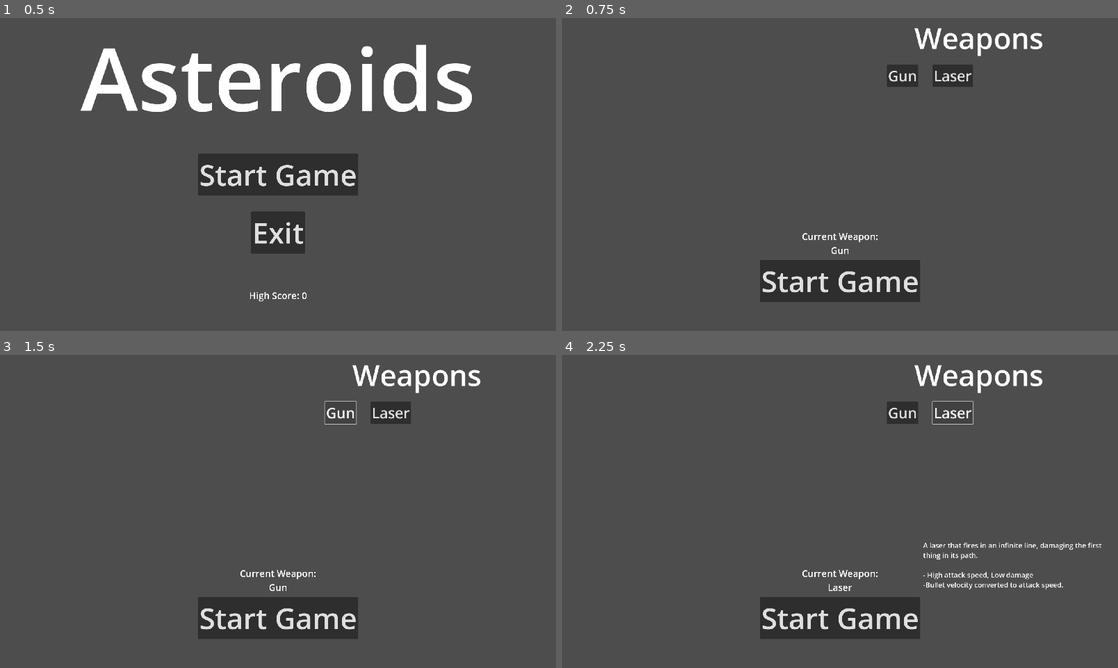
Above: before the commit, frames 1-4 (two rows, left to right).
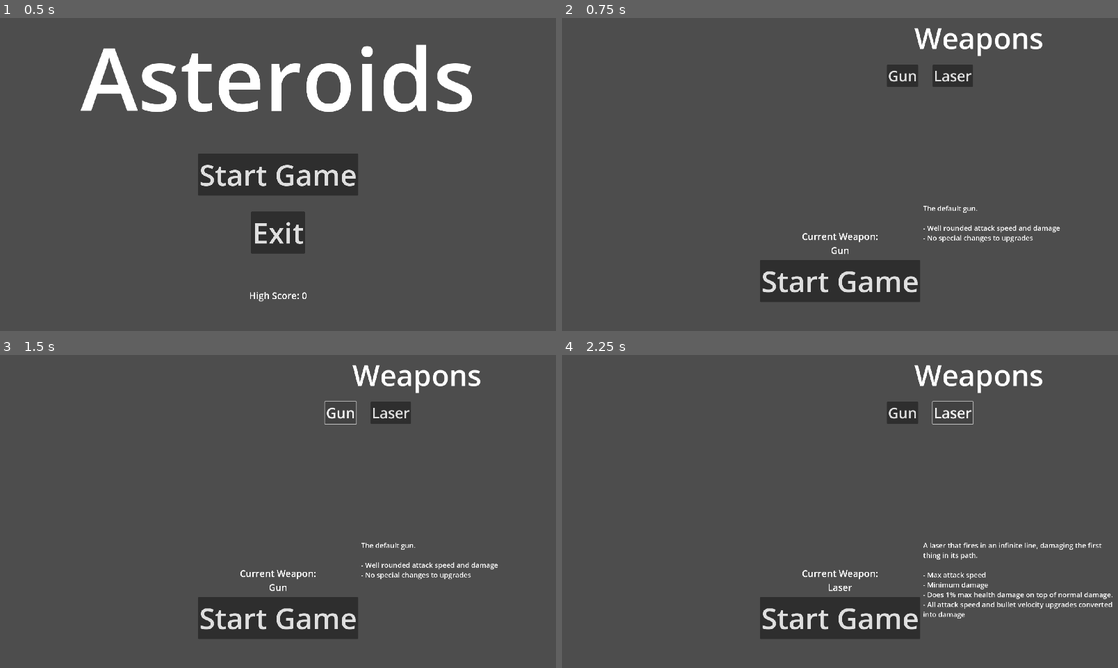
Above: after the commit, the same moments.

Repository: CoilSeb/AsteroidsPersonal
Game: Godot game, scene res://Scenes/Screens/Start Screen/StartScreen.tscn
Two runs of this game, one before a commit and one after it. Both use one fixed random seed, a clock stepped at 60 frames per second and the inputs below.
Inputs:
- Up to frame 1 (0.5 s): no input
- Up to frame 2 (0.75 s): click "Start Game" at 0.5 s
- Up to frame 3 (1.5 s): click "Gun" at 1.25 s
- Up to frame 4 (2.25 s): click "Laser" at 2 s

Frame 1 is identical in both runs. In frame 2, 0.5% of the frame differs, in the area x 65-90%, y 60-72%; in frame 3, 0.5%; in frame 4, 1.0%, in the area x 65-99%, y 69-85%.

Commit message:
Update weapon stats and UI***

Diff:
--- a/Global Scripts/Global.gd
+++ b/Global Scripts/Global.gd
@@ -57,16 +57,16 @@
 	match weapon:
 		"Gun":
 			damage = 10
-			attack_speed = 0.35
+			attack_speed = 1
 		"Laser":
-			damage = 2
-			attack_speed = 0.2
+			damage = 1
+			attack_speed = 0.1
 
 	bullet_velocity = 700
 	collision_damage = 10
 
 	exp = 0
-	exp_threshold = 50
+	exp_threshold = 30
 
 
 
--- a/Scenes/Asteroids/Big Asteroid/Big_Asteroid.gd
+++ b/Scenes/Asteroids/Big Asteroid/Big_Asteroid.gd
@@ -10,6 +10,7 @@
 var screen_size
 var speed: float
 var direction: Vector2
+var max_health = 50
 var health = 50
 
 
@@ -47,6 +48,8 @@
 
 
 func damage_asteroid(damage):
+	if Global.weapon == "Laser":
+		health -= (max_health * 0.01)
 	health -= damage
 	if health <= 40:
 		crack_1.visible = true
--- a/Scenes/Asteroids/Medium Asteroid/Medium_asteroid.gd
+++ b/Scenes/Asteroids/Medium Asteroid/Medium_asteroid.gd
@@ -8,6 +8,7 @@
 var screen_size
 var speed: float
 var direction: Vector2
+var max_health = 30
 var health = 30
 
 
@@ -44,6 +45,8 @@
 
 
 func damage_asteroid(damage):
+	if Global.weapon == "Laser":
+		health -= (max_health * 0.01)
 	health -= damage
 	if health <= 20:
 		crack_1.visible = true
--- a/Scenes/Asteroids/Small Asteroid/Small_asteroid.gd
+++ b/Scenes/Asteroids/Small Asteroid/Small_asteroid.gd
@@ -6,6 +6,7 @@
 var screen_size
 var speed: float
 var direction: Vector2
+var max_health = 10
 var health = 10
 
 
@@ -48,6 +49,8 @@
 
 
 func damage_asteroid(damage):
+	if Global.weapon == "Laser":
+		health -= (max_health * 0.01)
 	health -= damage
 	if health <= 0:
 		call_deferred("make_exp")
--- a/Scenes/Laser/Laser.gd
+++ b/Scenes/Laser/Laser.gd
@@ -22,7 +22,8 @@
 		else:
 			end.global_position = laser.target_position
 		if laser.is_colliding() && shoot_timer.time_left == 0:
-			get_collider().damage_asteroid(damage)
-			shoot_timer.start(Global.attack_speed)
+			if get_collider():
+				get_collider().damage_asteroid(damage)
+				shoot_timer.start(Global.attack_speed)
 		line.rotation = laser.target_position.angle()
 		line.points[1].x = end.position.length()
--- a/Scenes/Laser/laser.tscn
+++ b/Scenes/Laser/laser.tscn
@@ -16,6 +16,6 @@
 position = Vector2(233, 0)
 
 [node name="Shoot_Timer" type="Timer" parent="."]
-wait_time = 0.35
+wait_time = 0.1
 one_shot = true
 autostart = true
--- a/Scenes/Screens/Start_Menu/start_menu.gd
+++ b/Scenes/Screens/Start_Menu/start_menu.gd
@@ -2,7 +2,7 @@
 
 
 func _ready():
-	pass
+	$Gun_Text.visible = true
 
 
 func _process(_delta):
@@ -12,11 +12,16 @@
 
 
 func _on_gun_button_pressed():
+	delete_text()
+
 	Global.weapon = "Gun"
 	Global.damage = 10
+	$Gun_Text.visible = true
 
 
 func _on_laser_button_pressed():
+	delete_text()
+
 	Global.weapon = "Laser"
 	Global.damage = 2
 	$Laser_Text.visible = true
@@ -25,3 +30,9 @@
 func _on_start_pressed():
 	Global.refresh()
 	get_tree().change_scene_to_file("res://Scenes/Screens/GameScene/GameScene.tscn")
+
+
+func delete_text():
+	for child in get_children():
+		if child.name.contains("Text"):
+			child.visible = false
--- a/Scenes/Screens/Start_Menu/start_menu.tscn
+++ b/Scenes/Screens/Start_Menu/start_menu.tscn
@@ -95,8 +95,30 @@
 theme_override_font_sizes/normal_font_size = 24
 text = "A laser that fires in an infinite line, damaging the first thing in its path.
 
-- High attack speed, Low damage
--Bullet velocity converted to attack speed. "
+- Max attack speed
+- Minimum damage
+- Does 1% max health damage on top of normal damage.
+- All attack speed and bullet velocity upgrades converted into damage"
+fit_content = true
+
+[node name="Gun_Text" type="RichTextLabel" parent="."]
+visible = false
+anchors_preset = 3
+anchor_left = 1.0
+anchor_top = 1.0
+anchor_right = 1.0
+anchor_bottom = 1.0
+offset_left = -673.0
+offset_top = -440.0
+offset_right = -3.0
+offset_bottom = -88.0
+grow_horizontal = 0
+grow_vertical = 0
+theme_override_font_sizes/normal_font_size = 24
+text = "The default gun.
+
+- Well rounded attack speed and damage
+- No special changes to upgrades"
 fit_content = true
 
 [connection signal="pressed" from="Control/Start" to="." method="_on_start_pressed"]
--- a/Scenes/UI/UI.gd
+++ b/Scenes/UI/UI.gd
@@ -125,6 +125,7 @@
 
 func update_max_health(amount):
 	Global.max_health += amount
+	update_health(Global.max_health - Global.health)
 	health_bar.max_value = Global.max_health
 	if health_bar.max_value >= 950:
 		health_bar.size.x = 1900
@@ -145,7 +146,7 @@
 func update_max_exp():
 	if Global.exp >= Global.exp_threshold:
 		Global.exp -= Global.exp_threshold
-		Global.exp_threshold *= 1.2
+		Global.exp_threshold *= 1.1
 		exp_bar.max_value = Global.exp_threshold
 		exp_bar.value = Global.exp
 		level_up()
--- a/Upgrades/Solo_Upgrades/bullet_velocity.tres
+++ b/Upgrades/Solo_Upgrades/bullet_velocity.tres
@@ -22,6 +22,6 @@
 script = ExtResource("1_uur5o")
 upgrade_name = "bullet_velocity"
 upgrade_text = "Upgrade the velocity of your bullets by 15%"
-upgrade_value = 15.0
+upgrade_value = 0.15
 upgrade_texture = ExtResource("2_mgkaa")
 next_upgrade = SubResource("Resource_hcjij")
--- a/Upgrades/upgrades.gd
+++ b/Upgrades/upgrades.gd
@@ -24,17 +24,24 @@
 			upgrade_move_speed()
 		"counter_thrust":
 			upgrade_counter_thrust()
+		"bullet_velocity":
+			upgrade_bullet_velocity()
 
 func upgrade_health():
 	Global.update_max_health.emit(upgrade_value)
-	Global.update_health.emit(upgrade_value)
-	print(Global.max_health)
+	print(Global.health)
 
 func upgrade_damage():
 	Global.damage += (Global.damage * upgrade_value)
 
 func upgrade_attack_speed():
-	Global.attack_speed -= (Global.attack_speed * upgrade_value)
+	match Global.weapon:
+		"Gun":
+			Global.attack_speed -= (Global.attack_speed * upgrade_value)
+		"Laser":
+			Global.damage += (Global.damage * upgrade_value)
+			print(Global.damage)
+			print(Global.attack_speed)
 
 func upgrade_collision_damage():
 	Global.collision_damage += upgrade_value
@@ -49,4 +56,10 @@
 	Global.counter_thrust += upgrade_value
 
 func upgrade_bullet_velocity():
-	Global.bullet_velocity += (Global.bullet_velocity * upgrade_value)
+	match Global.weapon:
+		"Gun":
+			Global.bullet_velocity += (Global.bullet_velocity * upgrade_value)
+		"Laser":
+			Global.damage += (Global.damage * upgrade_value)
+			print(Global.damage)
+			print(Global.attack_speed)
